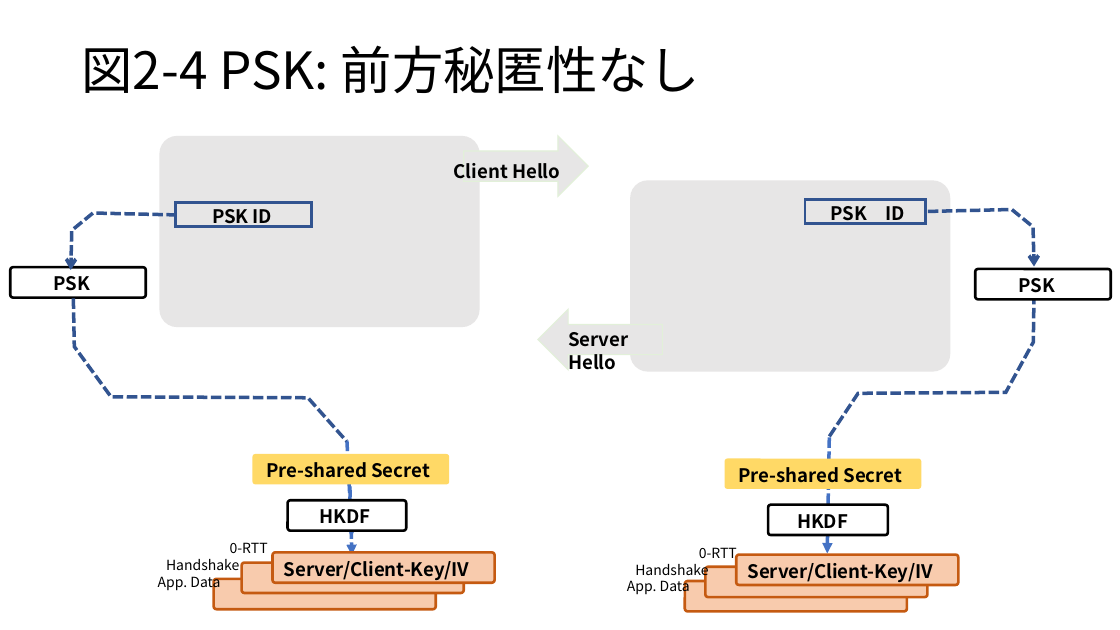
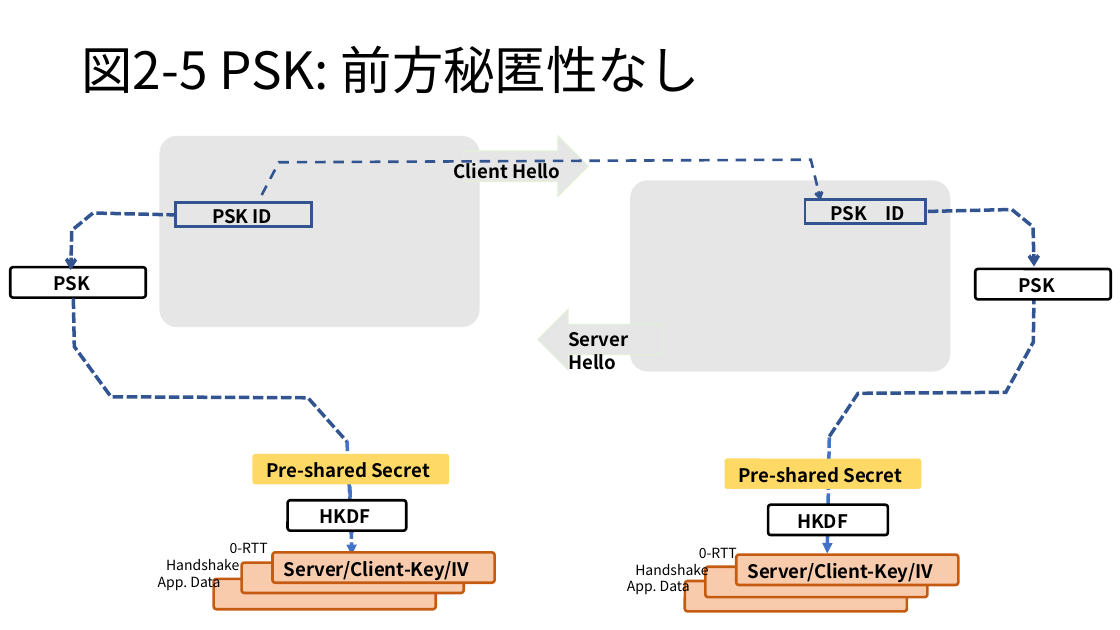
Before and after one commit to kojo1/TLSbook-en, a slide deck: slide 8 of Part1.Technology/Chapter2.Protocol/Protocol-fig-jp.pptx (slide 5 before the commit). Drawn at 1120x630 pixels with LibreOffice and Linux fonts; fonts in the diff are those of the drawing. Boxes give left, top, right and bottom in pixels: in the first picture for what was removed or moved away, otherwise in the second. Text is boxed around its words. In the diff, an @@ line names an element or a change of style, - is before the commit and + after.

```diff
--- a/Part1.Technology/Chapter2.Protocol/Protocol-fig-jp.pptx
+++ b/Part1.Technology/Chapter2.Protocol/Protocol-fig-jp.pptx
@@ title at box(82, 45, 700, 93): text changed @@
-図2-4 PSK: 前方秘匿性なし
+図2-5 PSK: 前方秘匿性なし
@@ freeform shape added at box(262, 160, 821, 200), outline #325491 2.25 pt dashed @@
```
Also in this commit, not shown: 4 other slides changed, 3 slides added, 8 other files.
